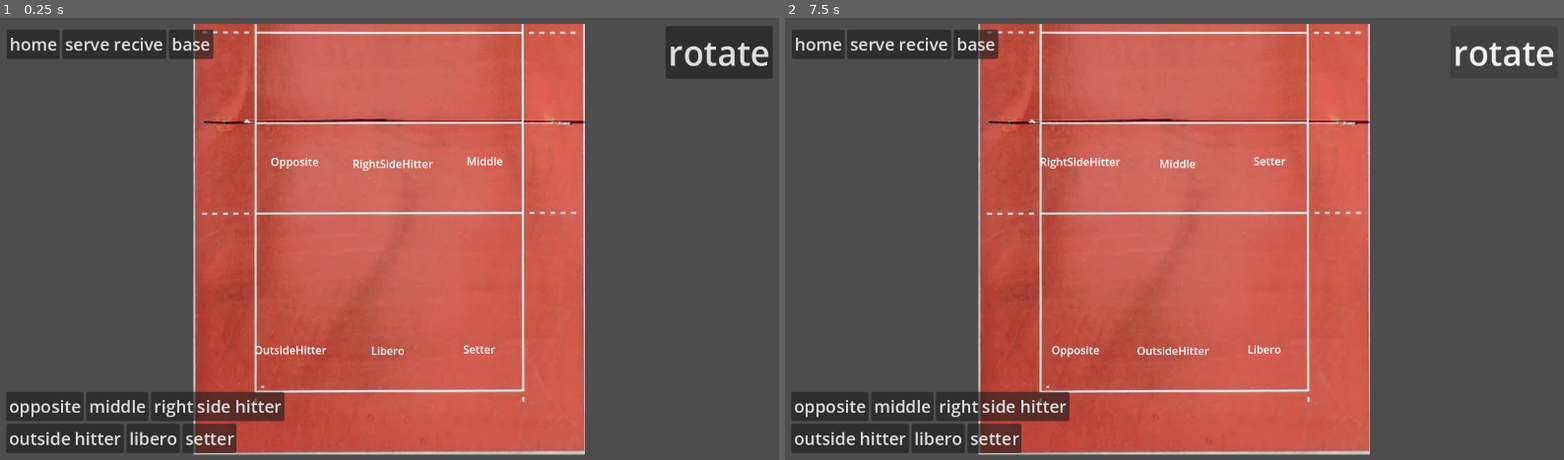
Above: before the commit, frames 1-2 (left to right).
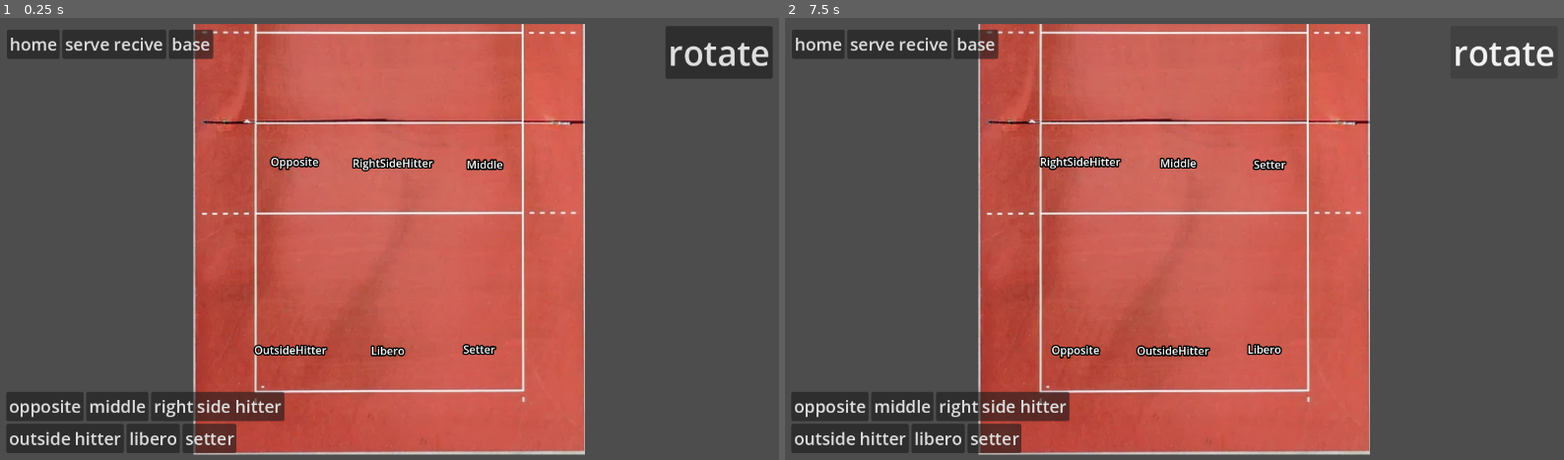
Above: after the commit, the same moments.

Repository: ForgeBuilder/Volleyball-Trainer
Game: Godot game, scene res://main_control.tscn
Same seed, same stepped clock (60 frames per second), same inputs: the game is played once before the commit and once after it.
Inputs:
- Up to frame 1 (0.25 s): no input
- Up to frame 2 (7.5 s): click "home" at 0.5 s; click "serve recive" at 1.25 s; click "base" at 2 s; click "opposite" at 2.75 s; click "middle" at 3.5 s; click "right side hitter" at 4.25 s; click "outside hitter" at 5 s; click "libero" at 5.75 s; click "setter" at 6.5 s; click "rotate" at 7.25 s

The runs differ from the first frame. In frame 1, 0.9% of the frame differs, in the area x 32-65%, y 31-77%; in frame 2, 0.9%, in the area x 32-65%, y 31-78%.

Commit message:
prettier

Diff:
--- a/main_control.tscn
+++ b/main_control.tscn
@@ -1,7 +1,10 @@
-[gd_scene load_steps=3 format=3 uid="uid://dunt35wug68au"]
+[gd_scene load_steps=5 format=3 uid="uid://dunt35wug68au"]
 
 [ext_resource type="Script" uid="uid://b0i3h6koghuc6" path="res://main_control.gd" id="1_f3csd"]
 [ext_resource type="Texture2D" uid="uid://brmfshj7djn8m" path="res://court.png" id="1_mrtml"]
+[ext_resource type="LabelSettings" uid="uid://d15f7uf8pak0f" path="res://player_label_settings.tres" id="3_f3abk"]
+
+[sub_resource type="Theme" id="Theme_ee65a"]
 
 [node name="Control" type="Control" node_paths=PackedStringArray("PositionNodes", "PlayerLabels")]
 layout_mode = 3
@@ -150,49 +153,64 @@
 
 [node name="Setter" type="Label" parent="1"]
 layout_mode = 2
+theme = SubResource("Theme_ee65a")
+theme_override_colors/font_outline_color = Color(0, 0, 0, 1)
 text = "Setter"
+label_settings = ExtResource("3_f3abk")
 
 [node name="2" type="CenterContainer" parent="."]
 layout_mode = 1
 anchors_preset = -1
-anchor_left = 0.62066
-anchor_top = 0.324074
-anchor_right = 0.62066
-anchor_bottom = 0.324074
+anchor_left = 0.621
+anchor_top = 0.331
+anchor_right = 0.621
+anchor_bottom = 0.331
+offset_left = -26.3921
+offset_top = -11.488
+offset_right = 26.6079
+offset_bottom = 11.512
 grow_horizontal = 2
 grow_vertical = 2
 
 [node name="Middle" type="Label" parent="2"]
 layout_mode = 2
 text = "Middle"
+label_settings = ExtResource("3_f3abk")
 
 [node name="3" type="CenterContainer" parent="."]
 layout_mode = 1
 anchors_preset = -1
-anchor_left = 0.50434
-anchor_top = 0.328704
-anchor_right = 0.50434
-anchor_bottom = 0.328704
+anchor_left = 0.504
+anchor_top = 0.329
+anchor_right = 0.504
+anchor_bottom = 0.329
+offset_left = 0.391968
+offset_top = -0.192017
+offset_right = 0.391968
+offset_bottom = -0.192017
 grow_horizontal = 2
 grow_vertical = 2
 
 [node name="RightSideHitter" type="Label" parent="3"]
 layout_mode = 2
 text = "RightSideHitter"
+label_settings = ExtResource("3_f3abk")
 
 [node name="4" type="CenterContainer" parent="."]
 layout_mode = 1
 anchors_preset = -1
-anchor_left = 0.380208
+anchor_left = 0.38
 anchor_top = 0.325617
 anchor_right = 0.380208
 anchor_bottom = 0.325617
+offset_left = 0.23996
 grow_horizontal = 2
 grow_vertical = 2
 
 [node name="Opposite" type="Label" parent="4"]
 layout_mode = 2
 text = "Opposite"
+label_settings = ExtResource("3_f3abk")
 
 [node name="5" type="CenterContainer" parent="."]
 layout_mode = 1
@@ -207,6 +225,7 @@
 [node name="OutsideHitter" type="Label" parent="5"]
 layout_mode = 2
 text = "OutsideHitter"
+label_settings = ExtResource("3_f3abk")
 
 [node name="6" type="CenterContainer" parent="."]
 layout_mode = 1
@@ -221,5 +240,6 @@
 [node name="Libero" type="Label" parent="6"]
 layout_mode = 2
 text = "Libero"
+label_settings = ExtResource("3_f3abk")
 
 [connection signal="button_down" from="Rotate" to="." method="_on_rotate_button_down"]
--- /dev/null
+++ b/player_label_settings.tres
@@ -0,0 +1,5 @@
+[gd_resource type="LabelSettings" format=3 uid="uid://d15f7uf8pak0f"]
+
+[resource]
+outline_size = 8
+outline_color = Color(0, 0, 0, 1)
